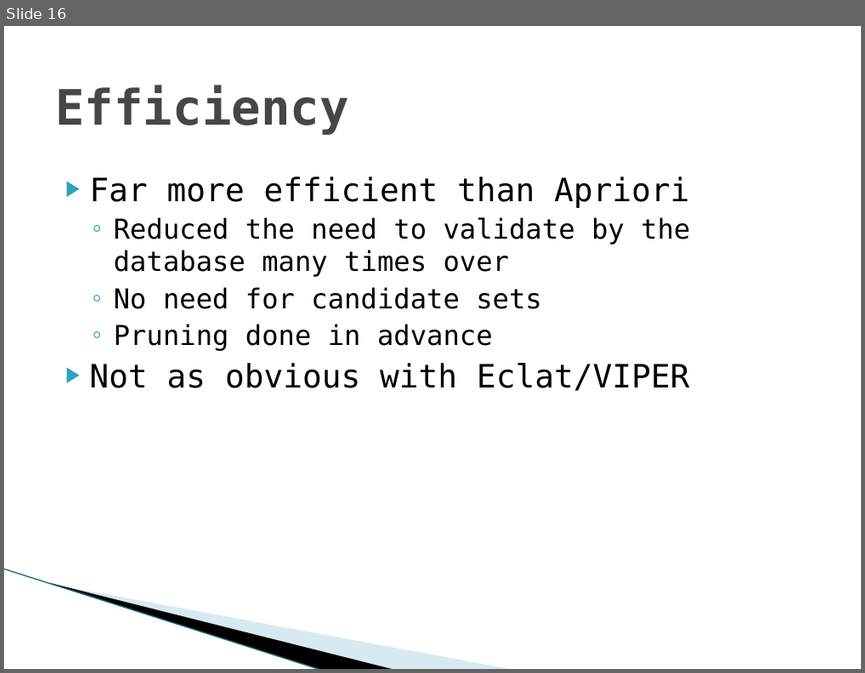
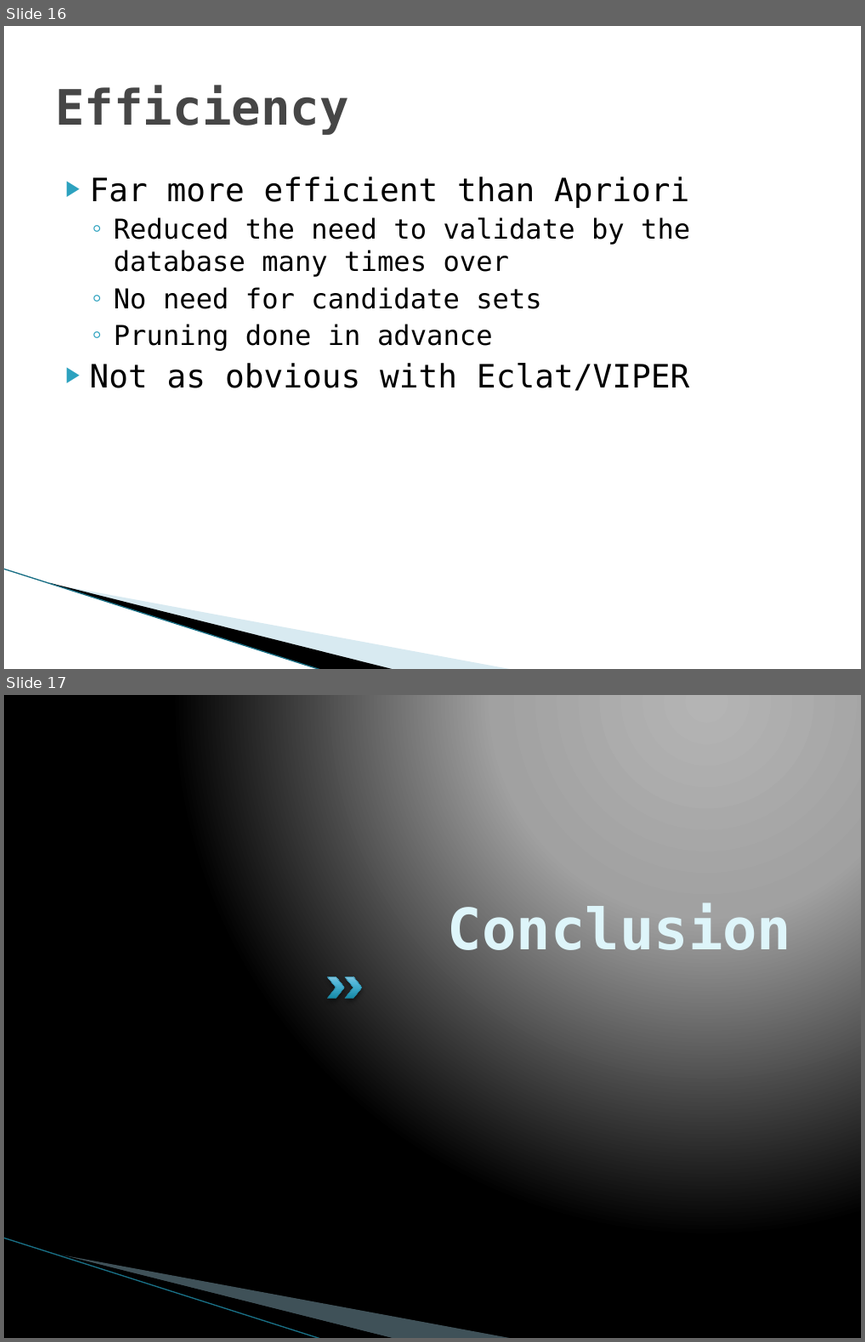
Before and after one commit to smithi35/RarePatternMining, a slide deck: Documentation/Rare Pattern Mining through Rare Pattern Growth.pptx. Shown one above the other, each under a label of ours: slide 16 before the commit, slides 16 and 17 after it. The pictures are 865x673 and 865x1342 pixels, drawn with LibreOffice and Linux fonts; fonts in the diff are those of the drawing; background and template pictures are left out. Boxes give left, top, right and bottom in pixels: in the first picture for what was removed or moved away, otherwise in the second. Text is boxed around its words. In the diff, an @@ line names an element or a change of style, - is before the commit and + after.

```diff
--- a/Documentation/Rare Pattern Mining through Rare Pattern Growth.pptx
+++ b/Documentation/Rare Pattern Mining through Rare Pattern Growth.pptx
@@ slide 17 added at box(4, 695, 861, 1338), background gradient #B4B4B4 to #A2A2A2 to #000000; not listed: 3 template elements that a slide beside it also shows @@
@@ title added at box(448, 903, 791, 962), 48 pt, text #DEF5FA, bold @@
+Conclusion
@@ chevron added at box(327, 977, 344, 998), fill gradient #158BA8 to #51B8D9 to #80C3DD, outline #21788D 0.25 pt @@
@@ chevron added at box(345, 977, 362, 998), fill gradient #158BA8 to #51B8D9 to #80C3DD, outline #21788D 0.25 pt @@
```
Also in this commit, not shown: 1 slide changed, 2 other slides added, 1 other file.
